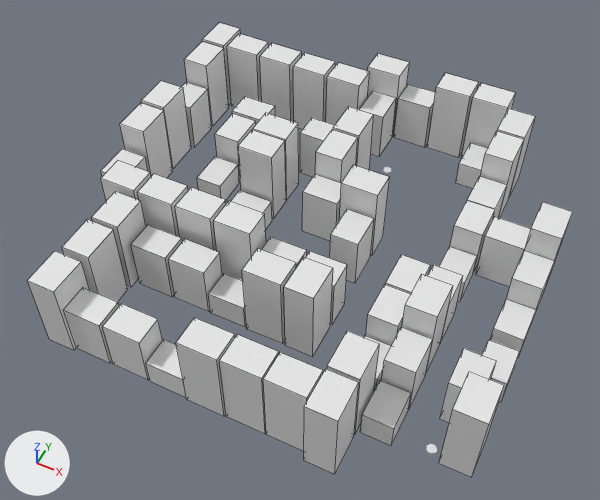
Two versions of the FBX model StaticDerbyGit/Assets/ModelImports/lvl4.fbx, one commit apart.
Both versions are drawn from a camera (50 mm lens) standing at (10.5, -56.1, 66.8) and looking at (-14.7, -5.7, 3.9). Lighting does not change. The marker at lower left points along +X, +Y and +Z. Mesh edges are drawn as thin lines on the coarser meshes. Where no turn or scale is listed for an object, it has been applied to the vertices.

Names of what the first picture shows: '3floor001', '3floor006', '3floor025', '3floor027', '3floor028', '3floor029', '3floor030', '3floor031', '3floor032', '3floor033', '3floor034', '3floor035'.
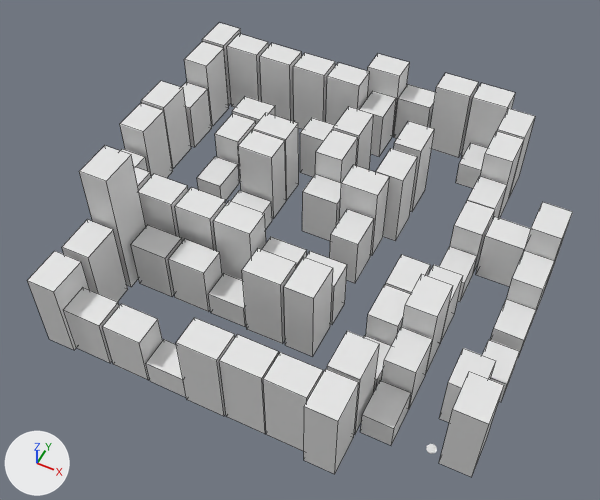
The edits, one by one:
me_mesh_063 has 8 vertices, 6 faces and spans x -1.5..1.5, y -2.0..2.0, z 0.0..9.0.
me_mesh_063 is used by ob_3floor030; location (-31.09, -13.01, 0.0).
Before the commit, vertices of me_mesh_063: 4 (1.5, 2.0, 9.0) at pixel (140, 200), 5 (-1.5, 2.0, 9.0) at pixel (115, 191), 6 (1.5, -2.0, 9.0) at pixel (117, 227), 7 (-1.5, -2.0, 9.0) at pixel (91, 217).
Part 1, on me_mesh_063:
Vertices 4 to 7 of me_mesh_063 move by (0.0, 0.0, 6.0).
Object '3floor037' (ob_3floor037) is new; it shows a copy of the mesh of ob_3floor.
Its location is (-9.06, 10.18, 0.0).
Object '3floor036' (ob_3floor036) is new; it shows a copy of the mesh of ob_3floor.
Its location is (-9.06, 5.22, 0.0).

Where the change shows, as pixel boxes (x1, y1, x2, y2) in the pictures (600 x 500 px):
'3floor030', reshaped (21% wider, 46% taller)
    before: (91, 191, 146, 287)
    after: (79, 146, 146, 287)
'3floor036', added
    after: (376, 148, 418, 241)
'3floor037', added
    after: (394, 121, 435, 212)
